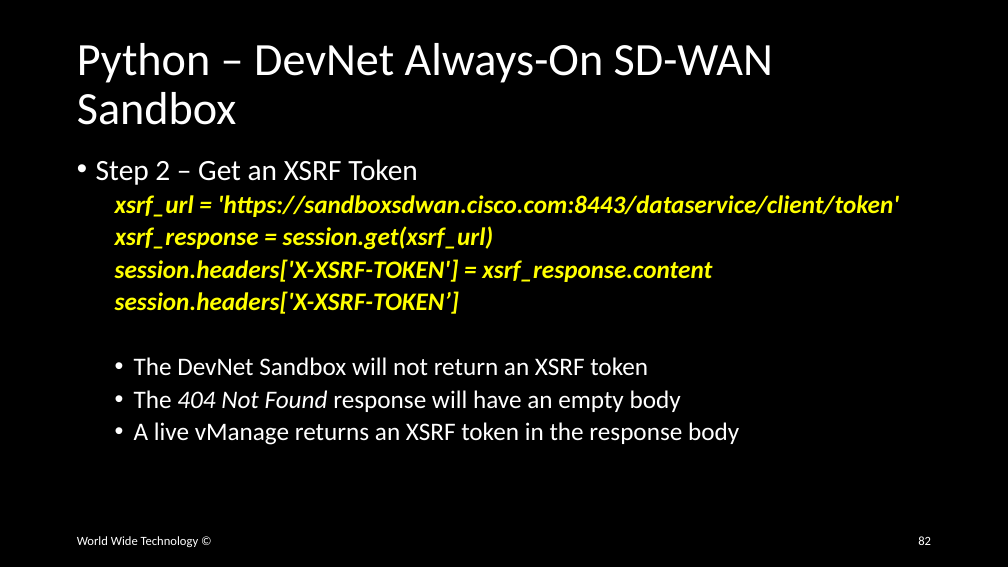
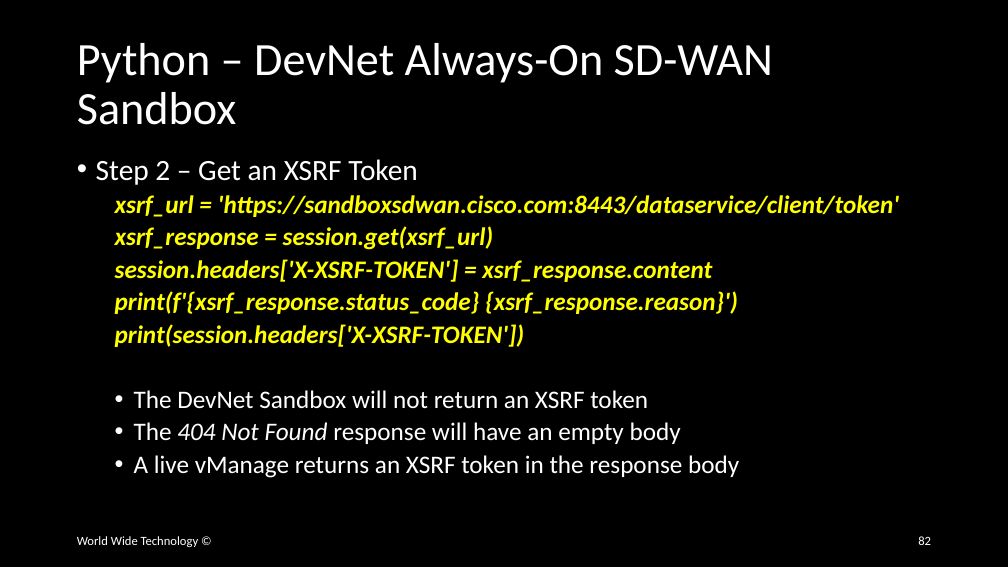
Before and after one commit to wwt/curl-requests-foundations, a slide deck: slide 82 of curl-requests-foundations.pptx. Drawn at 1008x567 pixels with LibreOffice and Linux fonts; fonts in the diff are those of the drawing. Boxes give left, top, right and bottom in pixels: in the first picture for what was removed or moved away, otherwise in the second. Text is boxed around its words. In the diff, an @@ line names an element or a change of style, - is before the commit and + after.

Commit message:
Updated SD-WAN Python slides

```diff
--- a/curl-requests-foundations.pptx
+++ b/curl-requests-foundations.pptx
@@ text at <box>115,291,738,347</box>: text changed @@
-  session.headers['X-XSRF-TOKEN’]
+  print(f'{xsrf_response.status_code} {xsrf_response.reason}')
+  print(session.headers['X-XSRF-TOKEN'])
```
Also in this commit, not shown: 4 other slides changed.
